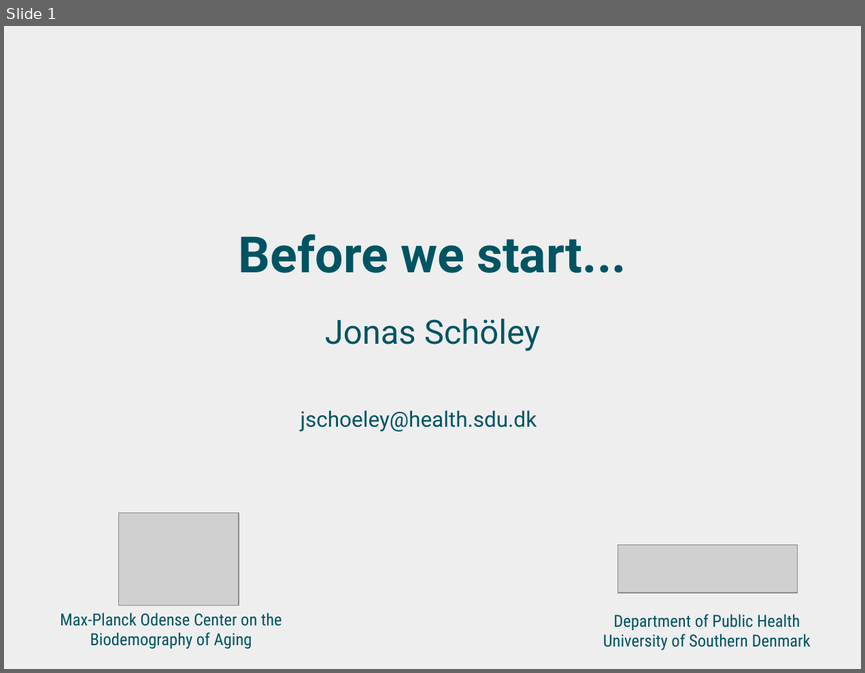
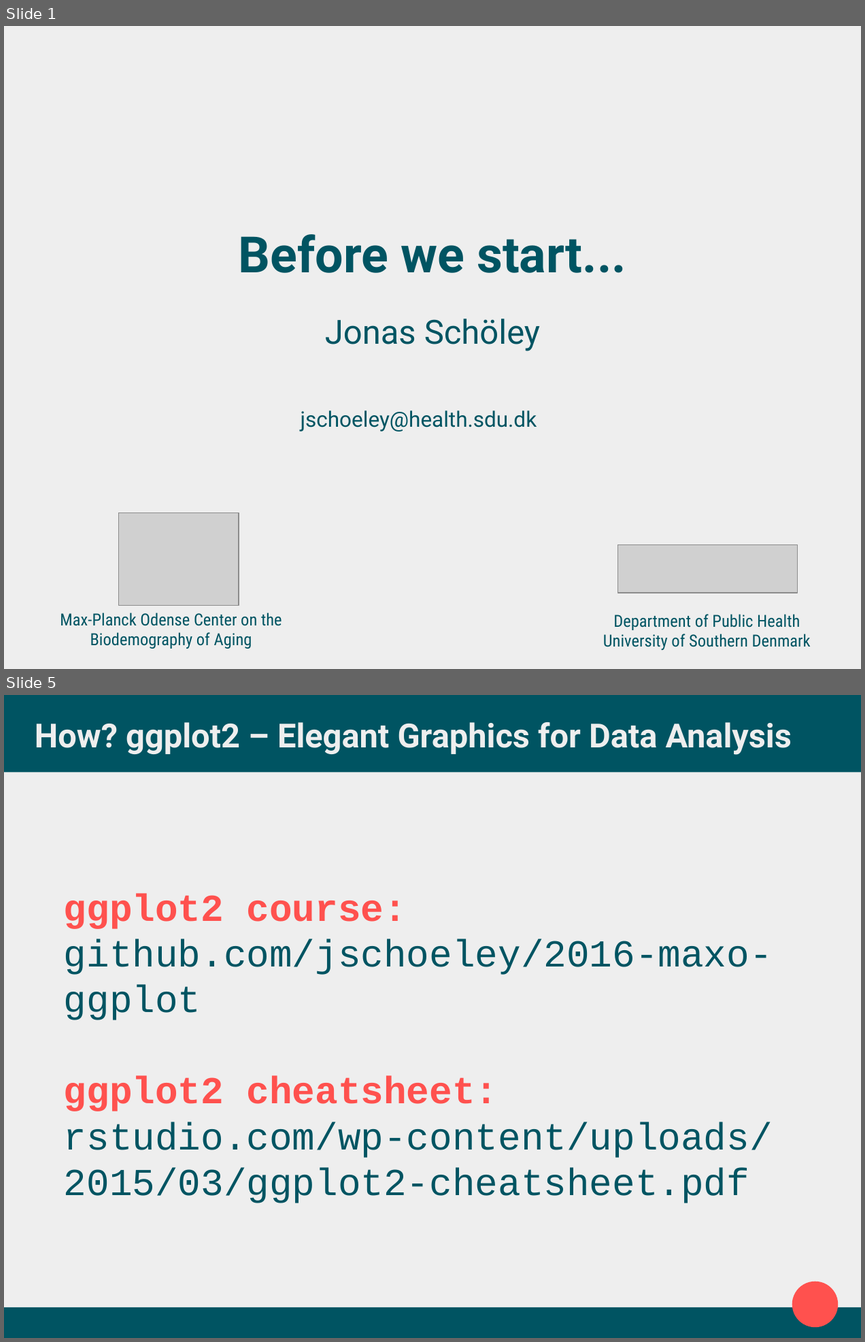
Before and after one commit to jschoeley/2016-edsd-viz, a slide deck: 0-preparation/1-preparation.odp. Shown one above the other, each under a label of ours: slide 1 before the commit, slides 1 and 5 after it; the slides between them are not shown. The pictures are 865x673 and 865x1342 pixels, drawn with LibreOffice and Linux fonts; fonts in the diff are those of the drawing; grey boxes stand for pictures. Boxes give left, top, right and bottom in pixels: in the first picture for what was removed or moved away, otherwise in the second. Text is boxed around its words. In the diff, an @@ line names an element or a change of style, - is before the commit and + after.

```diff
--- a/0-preparation/1-preparation.odp
+++ b/0-preparation/1-preparation.odp
@@ slide 5 added at (4,695,861,1338), background #EEEEEE @@
@@ rectangle added at (4,695,861,772), fill #005462 @@
@@ title added at (35,722,791,755), 27.9 pt, text #EEEEEE, bold @@
+How? ggplot2 – Elegant Graphics for Data Analysis
@@ text added at (64,893,772,1203), 32 pt, text #005462 @@
+ggplot2 course:
+github.com/jschoeley/2016-maxo-ggplot
+ggplot2 cheatsheet:
+rstudio.com/wp-content/uploads/2015/03/ggplot2-cheatsheet.pdf
@@ ellipse added at (792,1281,838,1327), fill #FF514E @@
@@ rectangle added at (4,1307,861,1338), fill #005462 @@
```
Also in this commit, not shown: 2 slides changed, 3 other slides added, 4 slides removed, 6 other files.
